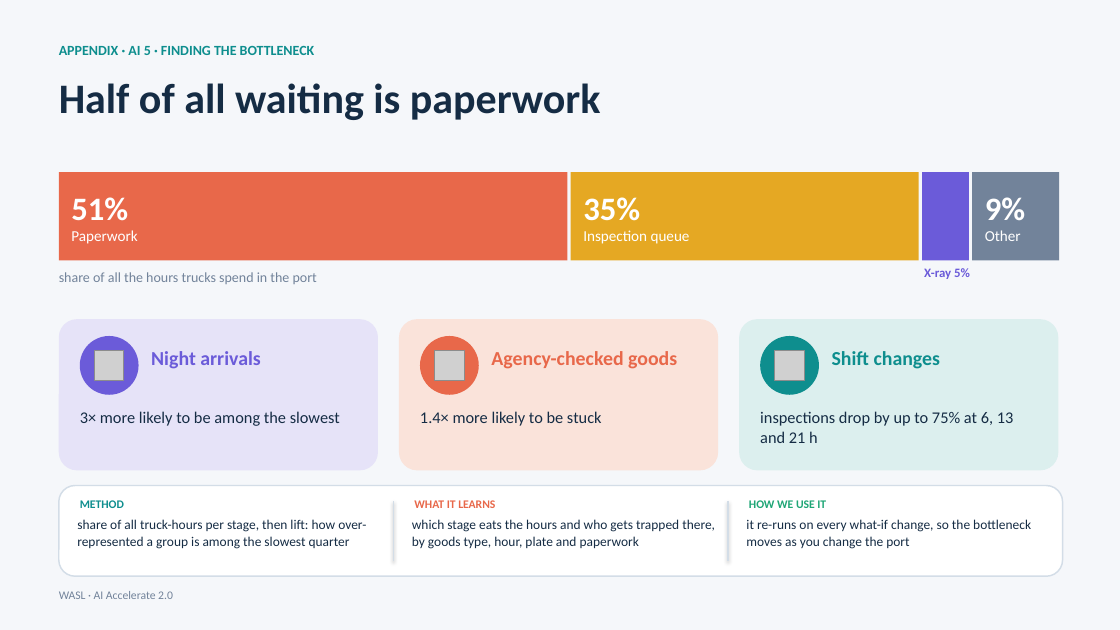
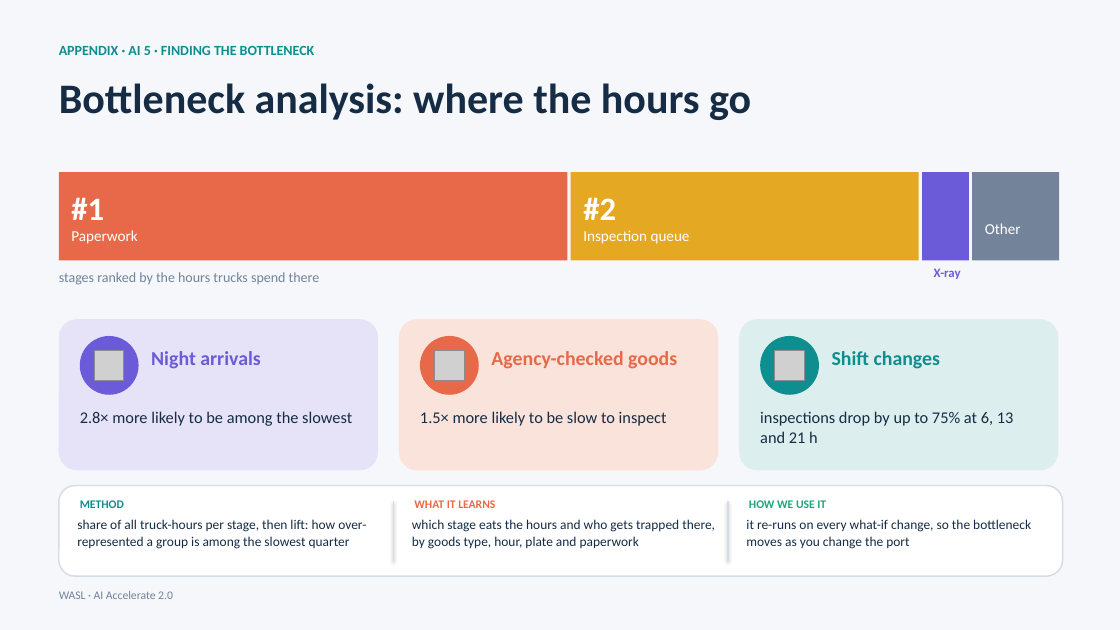
Before and after one commit to nsmahmed/abusamra, a slide deck: slide 19 of docs/pitch/WASL_AI_Accelerate_pitch.pptx (slide 17 before the commit). Drawn at 1120x630 pixels with LibreOffice and Linux fonts; fonts in the diff are those of the drawing; grey boxes stand for pictures. Boxes give left, top, right and bottom in pixels: in the first picture for what was removed or moved away, otherwise in the second. Text is boxed around its words. In the diff, an @@ line names an element or a change of style, - is before the commit and + after.

```diff
--- a/docs/pitch/WASL_AI_Accelerate_pitch.pptx
+++ b/docs/pitch/WASL_AI_Accelerate_pitch.pptx
@@ text at (59,83,751,120): text changed @@
-Half of all waiting is paperwork
+Bottleneck analysis: where the hours go
@@ text at (71,197,104,220): text changed @@
-51%
+#1
@@ text at (583,197,616,220): text changed @@
-35%
+#2
@@ text at (985,197,1025,220): paragraph removed @@
-9%
@@ text at (934,268,961,279): text changed @@
-X-ray 5%
+X-ray
@@ text at (59,272,320,285): text changed @@
-share of all the hours trucks spend in the port
+stages ranked by the hours trucks spend there
@@ text at (80,411,352,426): text changed @@
-3× more likely to be among the slowest
+2.8× more likely to be among the slowest
@@ text at (420,411,667,426): text changed @@
-1.4× more likely to be stuck
+1.5× more likely to be slow to inspect
```
Also in this commit, not shown: 8 other slides changed, 2 slides added.
